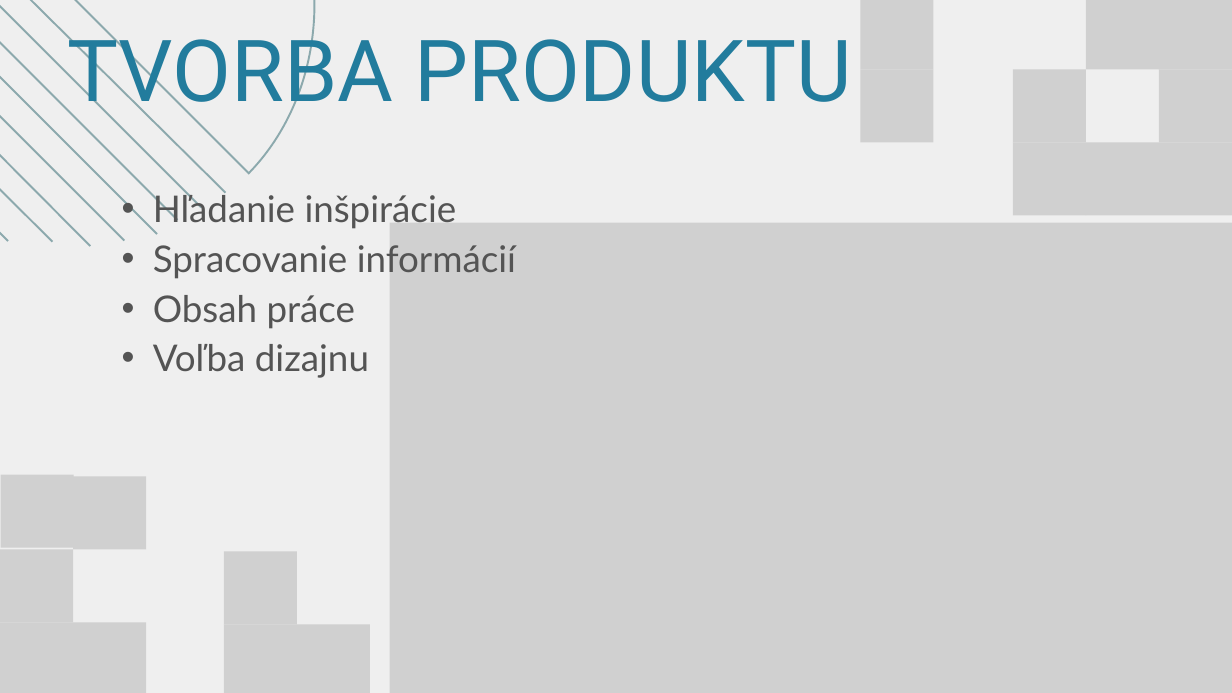
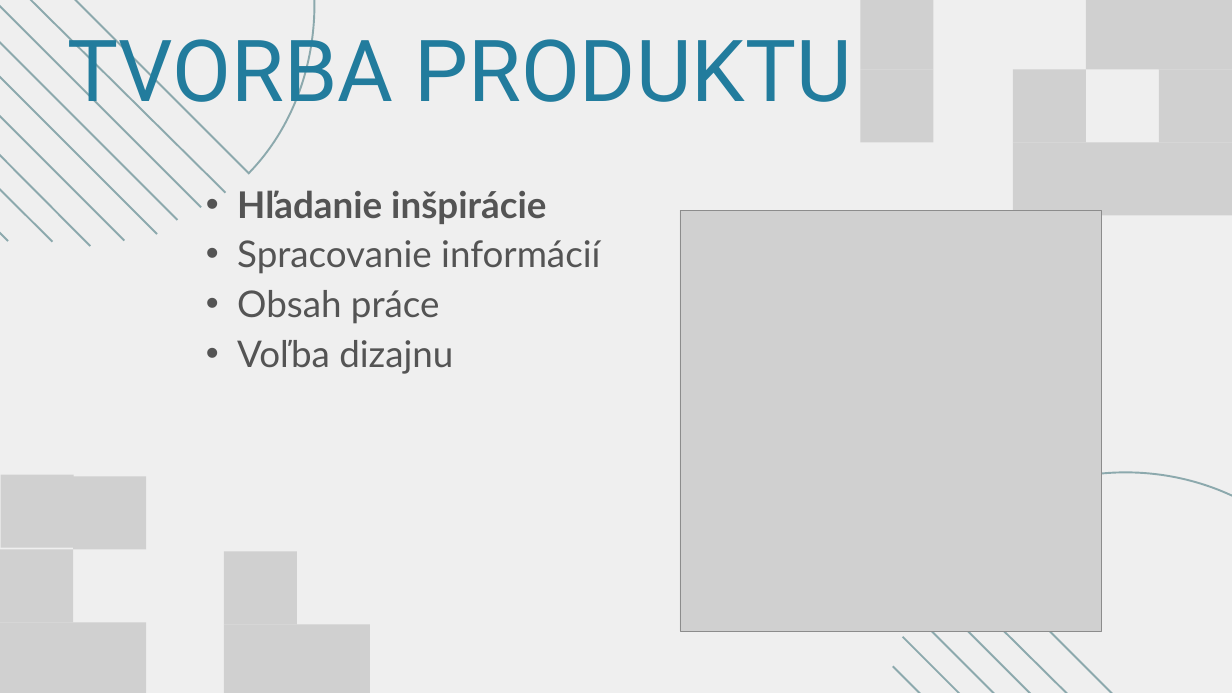
Before and after one commit to JaukoKakauko/Petrun_rocnikova, a slide deck: slide 5 of Prezentacia/Servery_obhajoba.pptx. Drawn at 1232x693 pixels with LibreOffice and Linux fonts; fonts in the diff are those of the drawing; grey boxes stand for pictures. Boxes give left, top, right and bottom in pixels: in the first picture for what was removed or moved away, otherwise in the second. Text is boxed around its words. In the diff, an @@ line names an element or a change of style, - is before the commit and + after.

```diff
--- a/Prezentacia/Servery_obhajoba.pptx
+++ b/Prezentacia/Servery_obhajoba.pptx
@@ text "Hľadanie inšpirácie": place and size @@
-text "Hľadanie inšpirácie" at bbox=[153, 191, 516, 378]
+text "Hľadanie inšpirácie" at bbox=[237, 190, 600, 374]
@@ text at bbox=[237, 190, 546, 224]: bold on in "Hľadanie inšpirácie" @@
@@ picture removed at bbox=[390, 222, 1232, 693] @@
@@ picture added at bbox=[680, 210, 1101, 631] @@
```
Also in this commit, not shown: 4 other slides changed, 1 slide added, 1 slide removed.
